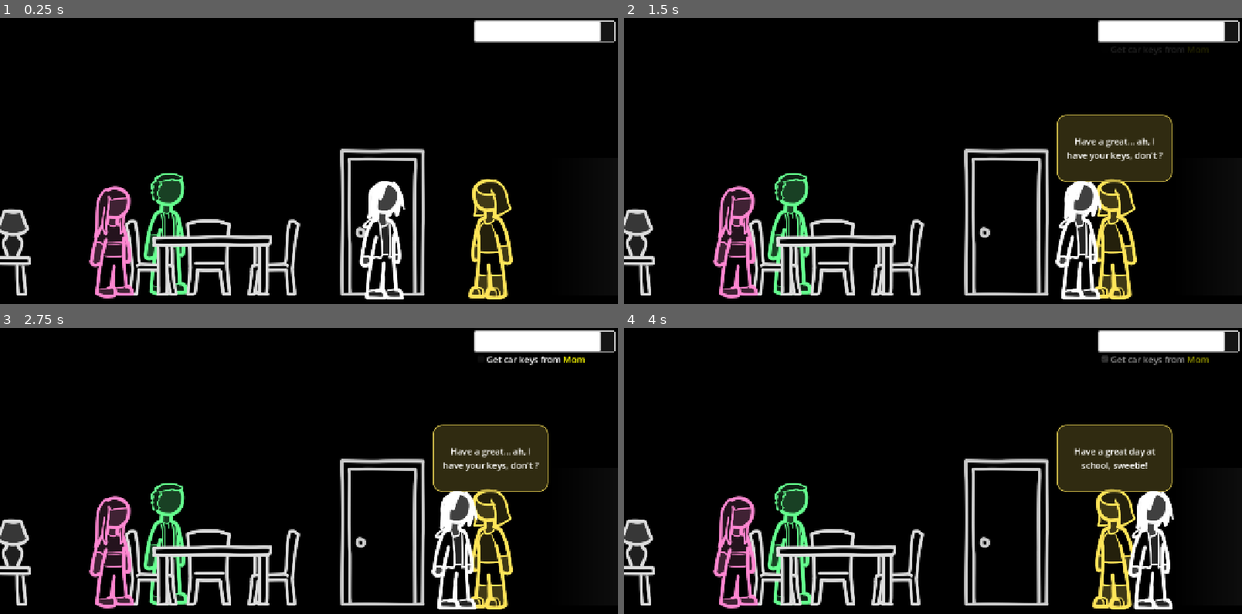
Above: before the commit, frames 1-4 (two rows, left to right).
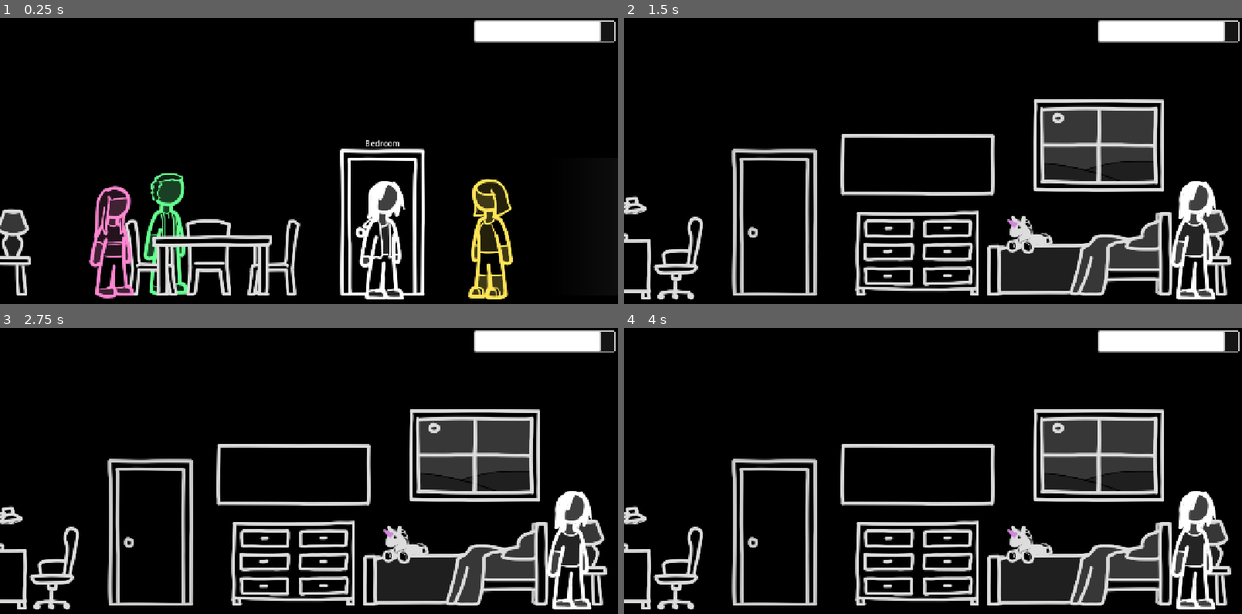
Above: after the commit, the same moments.

Repository: Fuzzlewuzzlekins/lysander-gdscript
Game: Godot game, scene res://levels/living_room.tscn
Two runs of this game, one before a commit and one after it. Both use one fixed random seed, a clock stepped at 60 frames per second and the inputs below. This scene is started directly instead of the project's main scene.
Inputs (mouse positions are in pixels of both pictures, inside the frame that each line leads up to):
- Up to frame 1 (0.25 s): no input
- Up to frame 2 (1.5 s): tap Enter at 0.5 s; hold Right (move_right) 0.53-1.28 s; tap E (interact) at 0.6, 1.35 s; hold Down (sit_down) from 1.28 s (still down)
- Up to frame 3 (2.75 s): release Down (sit_down) at 2 s; click (543, 359) at 2 s, where only the run before the commit has a clickable "Get car keys from [color=yell…"
- Up to frame 4 (4 s): tap Space at 2.75 s; hold Right (move_right) 2.78-3.53 s; tap Shift (toggle_sit) at 2.85 s; tap E (interact) at 3.05, 3.6 s; hold Up (stand_up) from 3.53 s (still down)

The runs differ from the first frame. In frame 1, 1.4% of the frame differs, in the area x 55-69%, y 42-98%; in frame 2, 28%; in frame 3, 28%; in frame 4, 28%, in the area x 0-99%, y 9-99%.

Commit message:
Carry tasks across scenes

Diff:
--- a/elements/gamestate.gd
+++ b/elements/gamestate.gd
@@ -4,3 +4,4 @@
 @export var current_time: int = 420 # in minutes, this is 7am
 @export var current_energy: int = 90
 @export var active_tasks: Array[CheckBox]
+@export var active_tasks_data: Dictionary
--- a/elements/hud.gd
+++ b/elements/hud.gd
@@ -1,5 +1,6 @@
 extends CanvasLayer
 
+@export var task_scene: PackedScene
 @export var task_fade_speed: float = 1.0
 var task_current_warning: CheckBox
 var task_warn_tween: Tween
@@ -7,10 +8,29 @@
 func _ready() -> void:
 	$TopRightPanel/EnergyBarBase.value = Gamestate.current_energy
 	$TopRightPanel/EnergyBarBase/EnergyBarOverlay.value = Gamestate.current_energy
+	Gamestate.active_tasks.clear()
+	for task_name in Gamestate.active_tasks_data:
+		var task = task_scene.instantiate()
+		task.name = task_name
+		var task_data = Gamestate.active_tasks_data[task_name]
+		task.time_cost = task_data["time_cost"]
+		task.energy_cost = task_data["energy_cost"]
+		task.turn_in = get_node(task_data["turn_in"])
+		task.rich_text = task_data["rich_text"]
+		Gamestate.active_tasks.append(task)
+		$TopRightPanel/TaskList.add_child(task)
 
 
 func _on_entity_assign(task: CheckBox) -> void:
 	Gamestate.active_tasks.append(task)
+	Gamestate.active_tasks_data.get_or_add(task.name)
+	Gamestate.active_tasks_data[task.name]  = {
+		"time_cost": task.time_cost,
+		"energy_cost": task.energy_cost,
+		"turn_in": task.turn_in.get_path(),
+		"rich_text": task.rich_text
+	}
+	print(Gamestate.active_tasks_data)
 	task.reparent($TopRightPanel/TaskList, false)
 	task.show()
 	var tween = get_tree().create_tween()
@@ -31,6 +51,7 @@
 	task.modulate.a = 1.0
 	# Clear task
 	Gamestate.active_tasks.erase(task)
+	Gamestate.active_tasks_data.erase(task.name)
 	task.button_pressed = true
 	task.disabled = true
 	var tween = get_tree().create_tween()
--- a/elements/hud.tscn
+++ b/elements/hud.tscn
@@ -1,6 +1,7 @@
-[gd_scene load_steps=5 format=3 uid="uid://bue6448e60wtb"]
+[gd_scene load_steps=6 format=3 uid="uid://bue6448e60wtb"]
 
 [ext_resource type="Script" uid="uid://bx222xkndh2x8" path="res://elements/hud.gd" id="1_37p78"]
+[ext_resource type="PackedScene" uid="uid://cwfxmpapwke63" path="res://elements/task.tscn" id="2_22ypy"]
 
 [sub_resource type="StyleBoxFlat" id="StyleBoxFlat_37p78"]
 bg_color = Color(1, 1, 1, 1)
@@ -33,6 +34,7 @@
 
 [node name="HUD" type="CanvasLayer"]
 script = ExtResource("1_37p78")
+task_scene = ExtResource("2_22ypy")
 
 [node name="TopRightPanel" type="VBoxContainer" parent="."]
 anchors_preset = 1
--- a/elements/task.gd
+++ b/elements/task.gd
@@ -3,3 +3,7 @@
 @export var time_cost: int = 10
 @export var energy_cost: int = 10
 @export var turn_in: Area2D
+@export_multiline var rich_text: String = "Complete task"
+
+func _ready() -> void:
+	$Label.text = rich_text
--- a/levels/living_room.tscn
+++ b/levels/living_room.tscn
@@ -188,9 +188,7 @@
 time_cost = 0
 energy_cost = 0
 turn_in = NodePath("..")
-
-[node name="Label" parent="SceneElements/NPCMom/Task" index="0"]
-text = "Get car keys from [color=yellow]Mom[/color]"
+rich_text = "Get car keys from [color=yellow]Mom[/color]"
 
 [node name="EndTable" type="Sprite2D" parent="SceneElements"]
 modulate = Color(0.8666667, 0.8666667, 0.8666667, 1)
@@ -220,14 +218,17 @@
 [connection signal="turn_in" from="SceneElements/NPCMom" to="HUD" method="_on_entity_turn_in"]
 [connection signal="turn_in_unwarn" from="SceneElements/NPCMom" to="HUD" method="_on_entity_turn_in_unwarn"]
 [connection signal="turn_in_warn" from="SceneElements/NPCMom" to="HUD" method="_on_entity_turn_in_warn"]
+[connection signal="highlight" from="SceneElements/Player" to="SceneElements/Exit" method="_on_player_highlight"]
 [connection signal="highlight" from="SceneElements/Player" to="SceneElements/Exit2" method="_on_player_highlight"]
 [connection signal="highlight" from="SceneElements/Player" to="SceneElements/NPCDad" method="_on_player_highlight"]
 [connection signal="highlight" from="SceneElements/Player" to="SceneElements/NPCEmma" method="_on_player_highlight"]
 [connection signal="highlight" from="SceneElements/Player" to="SceneElements/NPCMom" method="_on_player_highlight"]
+[connection signal="interact" from="SceneElements/Player" to="SceneElements/Exit" method="_on_player_interact"]
 [connection signal="interact" from="SceneElements/Player" to="SceneElements/Exit2" method="_on_player_interact"]
 [connection signal="interact" from="SceneElements/Player" to="SceneElements/NPCDad" method="_on_player_interact"]
 [connection signal="interact" from="SceneElements/Player" to="SceneElements/NPCEmma" method="_on_player_interact"]
 [connection signal="interact" from="SceneElements/Player" to="SceneElements/NPCMom" method="_on_player_interact"]
+[connection signal="unhighlight" from="SceneElements/Player" to="SceneElements/Exit" method="_on_player_unhighlight"]
 [connection signal="unhighlight" from="SceneElements/Player" to="SceneElements/Exit2" method="_on_player_unhighlight"]
 [connection signal="unhighlight" from="SceneElements/Player" to="SceneElements/NPCDad" method="_on_player_unhighlight"]
 [connection signal="unhighlight" from="SceneElements/Player" to="SceneElements/NPCEmma" method="_on_player_unhighlight"]
@@ -238,4 +239,3 @@
 [editable path="SceneElements/NPCDad"]
 [editable path="SceneElements/NPCEmma"]
 [editable path="SceneElements/NPCMom"]
-[editable path="SceneElements/NPCMom/Task"]
--- a/levels/test_scene.tscn
+++ b/levels/test_scene.tscn
@@ -71,9 +71,7 @@
 [node name="Task" parent="NPC" node_paths=PackedStringArray("turn_in") instance=ExtResource("4_vehgu")]
 energy_cost = 20
 turn_in = NodePath("../../NPC2")
-
-[node name="Label" parent="NPC/Task" index="0"]
-text = "Go talk to [b][color=yellow]Jim[/color][/b]"
+rich_text = "Go talk to [b][color=yellow]Jim[/color][/b]"
 
 [node name="NPC2" parent="." node_paths=PackedStringArray("target_player") instance=ExtResource("2_vrunm")]
 position = Vector2(416, 400)
@@ -115,5 +113,3 @@
 [connection signal="unhighlight" from="Player" to="Exit" method="_on_player_unhighlight"]
 [connection signal="unhighlight" from="Player" to="NPC" method="_on_player_unhighlight"]
 [connection signal="unhighlight" from="Player" to="NPC2" method="_on_player_unhighlight"]
-
-[editable path="NPC/Task"]
